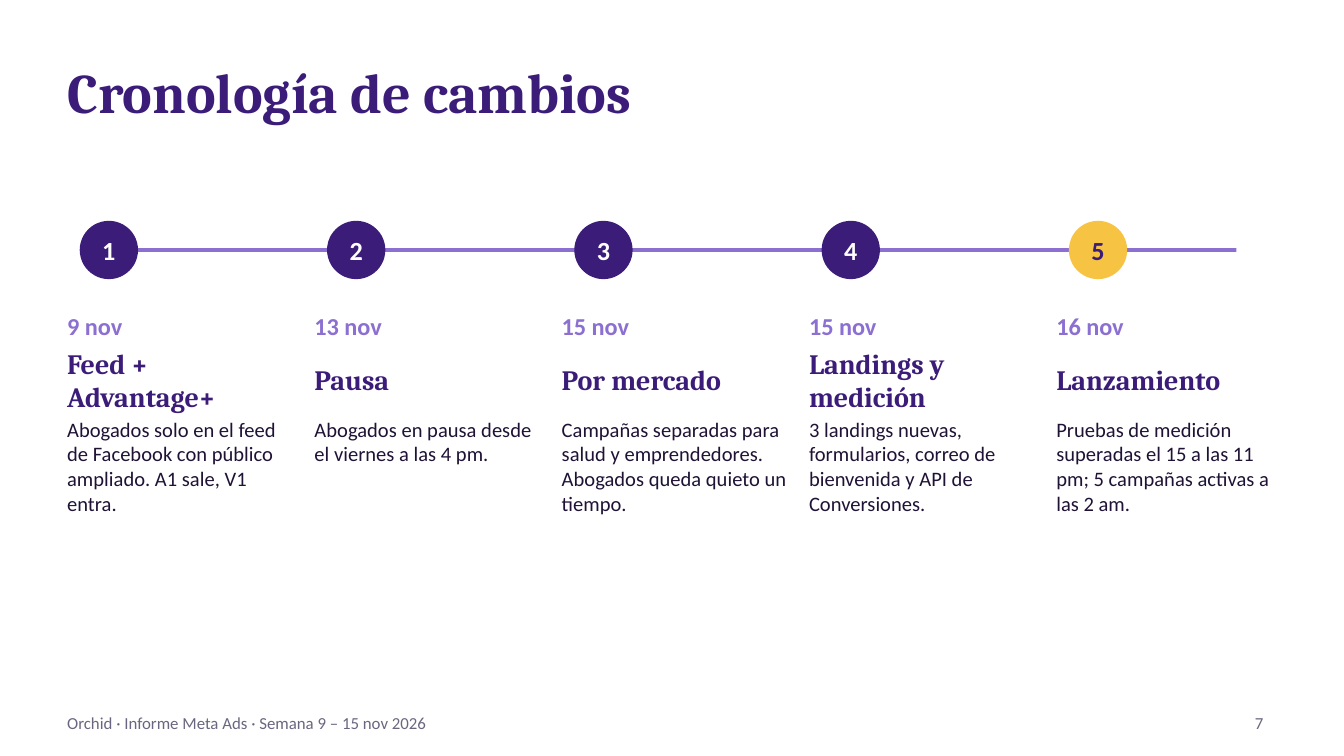
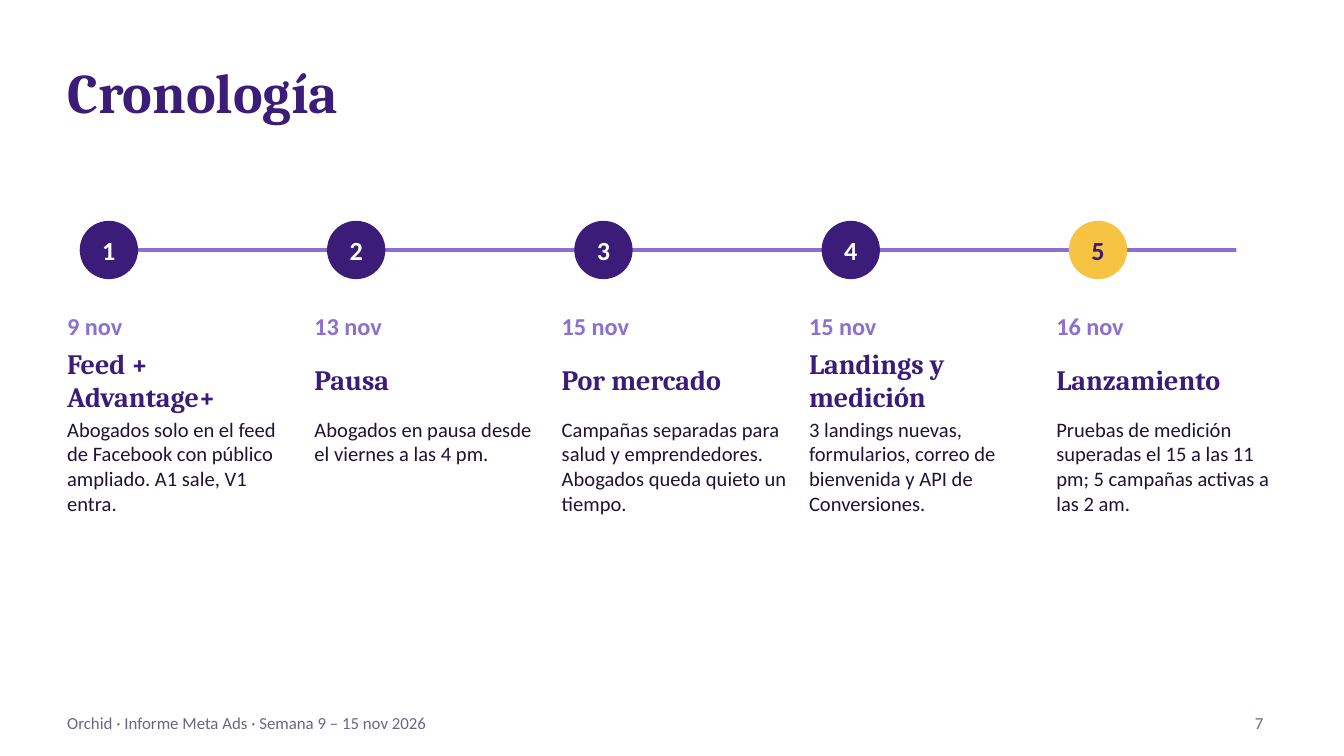
Before and after one commit to manlizard-sys/MetaADS2026, a slide deck: slide 7 of build/reports/informes/Informe_Meta_Ads_Orchid_2026-11-16.pptx. Drawn at 1344x756 pixels with LibreOffice and Linux fonts; fonts in the diff are those of the drawing. Boxes give left, top, right and bottom in pixels: in the first picture for what was removed or moved away, otherwise in the second. Text is boxed around its words. In the diff, an @@ line names an element or a change of style, - is before the commit and + after.

```diff
--- a/build/reports/informes/Informe_Meta_Ads_Orchid_2026-11-16.pptx
+++ b/build/reports/informes/Informe_Meta_Ads_Orchid_2026-11-16.pptx
@@ title at <box>67,73,338,125</box>: text changed @@
-Cronología de cambios
+Cronología
```
Also in this commit, not shown: 8 other slides changed, 1 slide added, 3 other files.
